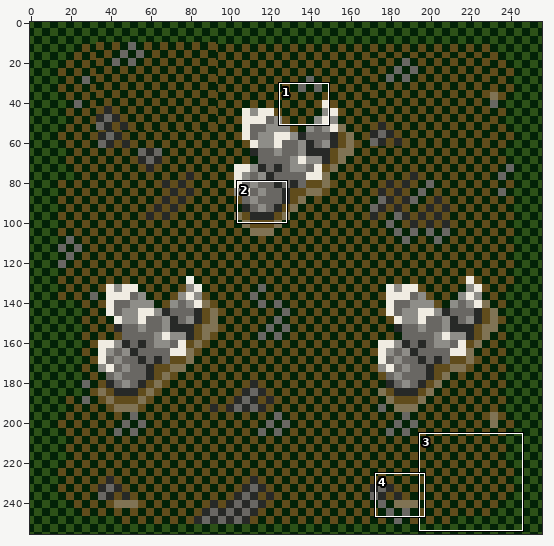
Sprite sheet: src/BasicClasses/Board/Tiles/MountainTile/Stone_Tile_2.png. The picture above shows the old version from afar; the outline marks the close-up.
Close-up. Before the commit:
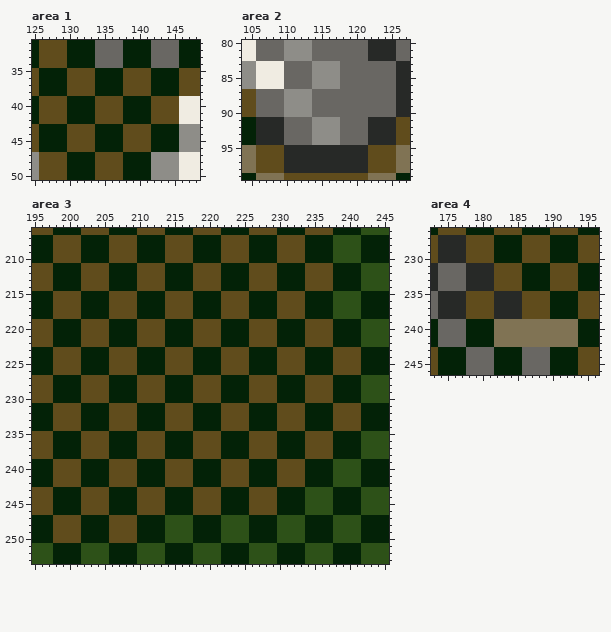
The file is 256x256 pixels. Shown: area 1: x 125..148, y 31..50; area 2: x 104..127, y 80..99; area 3: x 195..245, y 206..253; area 4: x 173..196, y 226..246. The commit also changed other parts of the picture, which this record leaves out.
The same view after the edit:
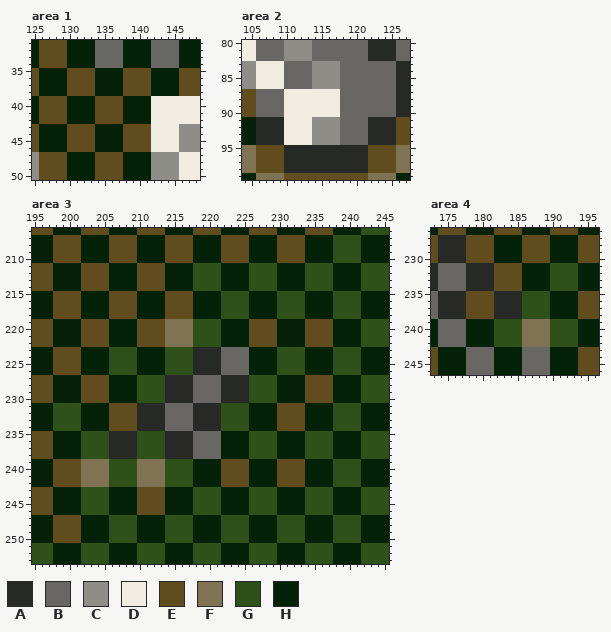
Palette (. is transparent): A #272927  B #696763  C #8e8d88  D #f0ece2  E #604c1c  F #807354  G #2d5118  H #032207
Difference:
Area 1:
y 39..42: x 142..145 EEEE -> DDDD
y 43..46: x 142..145 HHHH -> DDDD
Area 2:
y 87..90: x 110..117 CCCCBBBB -> DDDDDDDD
y 91..94: x 110..113 BBBB -> DDDD
Area 3:
y 211..214: x 218..221 EEEE -> GGGG; x 226..229 EEEE -> GGGG; x 234..237 EEEE -> GGGG
y 215..218: x 222..225 EEEE -> GGGG; x 230..233 EEEE -> GGGG
y 219..222: x 214..221 HHHHEEEE -> FFFFGGGG
y 223..226: x 206..209 EEEE -> GGGG; x 214..225 EEEEHHHHEEEE -> GGGGAAAABBBB; x 230..233 EEEE -> GGGG; x 238..241 EEEE -> GGGG
y 227..230: x 210..229 EEEEHHHHEEEEHHHHEEEE -> GGGGAAAABBBBAAAAGGGG
y 231..234: x 198..201 EEEE -> GGGG; x 210..225 HHHHEEEEHHHHEEEE -> AAAABBBBAAAAGGGG; x 238..241 EEEE -> GGGG
y 235..238: x 202..221 EEEEHHHHEEEEHHHHEEEE -> GGGGAAAAGGGGAAAABBBB; x 226..229 EEEE -> GGGG; x 234..237 EEEE -> GGGG
y 239..242: x 202..217 HHHHEEEEHHHHEEEE -> FFFFGGGGFFFFGGGG
y 243..246: x 202..205 EEEE -> GGGG; x 218..221 EEEE -> GGGG; x 226..229 EEEE -> GGGG
y 247..250: x 206..209 EEEE -> GGGG
Area 4:
y 231..234: x 190..193 EEEE -> GGGG
y 235..238: x 186..189 EEEE -> GGGG
y 239..242: x 182..185 FFFF -> GGGG; x 190..193 FFFF -> GGGG
Changed places in both close-ups, as pixel boxes (x1, y1, x2, y2):
changed: (151, 96, 179, 152)
changed: (284, 89, 340, 145)
changed: (53, 263, 361, 543)
changed: (494, 263, 578, 347)
